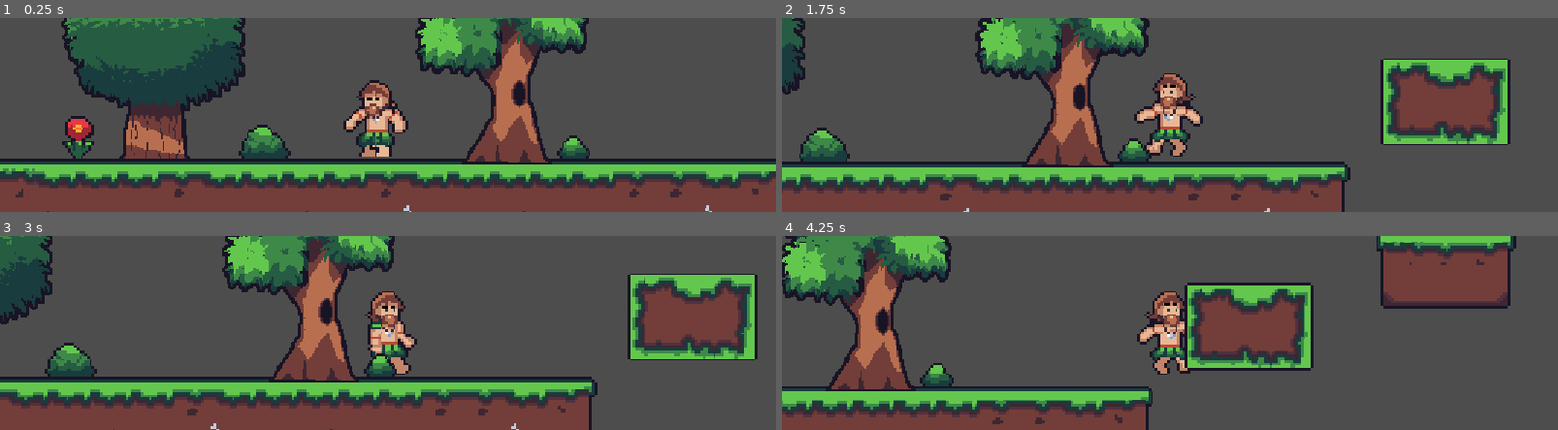
Above: before the commit, frames 1-4 (two rows, left to right).
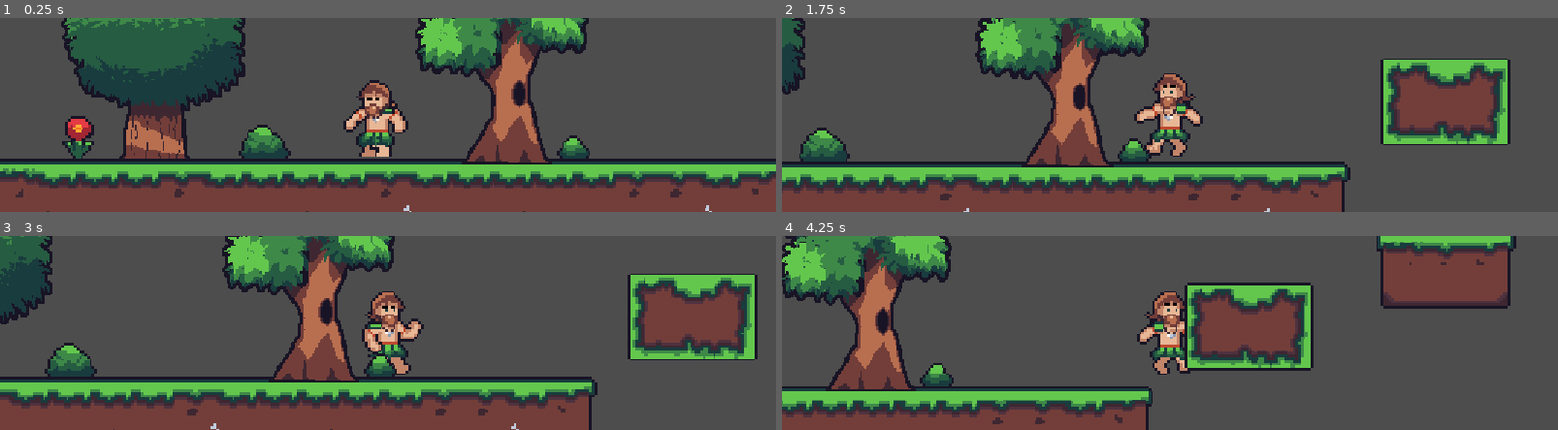
Above: after the commit, the same moments.

Repository: Juliocesar043/Homem-Primitivo
Game: Godot game, scene res://scene/game.tscn
Two runs of this game, one before a commit and one after it. Both use one fixed random seed, a clock stepped at 60 frames per second and the inputs below.
Inputs:
- Up to frame 1 (0.25 s): no input
- Up to frame 2 (1.75 s): tap Enter (ui_accept) at 0.5, 0.77, 1.52 s; hold Right (ui_right) from 0.53 s (still down)
- Up to frame 3 (3 s): release Right (ui_right) at 2.03 s; hold Left (ui_left) 2.03-2.78 s; hold Right (ui_right) from 2.78 s (still down)
- Up to frame 4 (4.25 s): keep holding Right (ui_right); tap Enter (ui_accept) at 3.02, 3.77 s

The runs differ from the first frame. In frame 1, less than 0.1% of the frame differs, in the area x 49-51%, y 47-52%; in frame 2, less than 0.1%; in frame 3, 0.6%, in the area x 46-55%, y 42-63%; in frame 4, less than 0.1%.

Commit message:
Remake da animacao de andar

Diff:
--- a/entidades/player.tscn
+++ b/entidades/player.tscn
@@ -93,30 +93,6 @@
 atlas = ExtResource("3_kp4u0")
 region = Rect2(384, 0, 128, 132)
 
-[sub_resource type="AtlasTexture" id="AtlasTexture_80po8"]
-atlas = ExtResource("3_kp4u0")
-region = Rect2(512, 0, 128, 132)
-
-[sub_resource type="AtlasTexture" id="AtlasTexture_6td8g"]
-atlas = ExtResource("3_kp4u0")
-region = Rect2(640, 0, 128, 132)
-
-[sub_resource type="AtlasTexture" id="AtlasTexture_o1dl2"]
-atlas = ExtResource("3_kp4u0")
-region = Rect2(768, 0, 128, 132)
-
-[sub_resource type="AtlasTexture" id="AtlasTexture_l66pl"]
-atlas = ExtResource("3_kp4u0")
-region = Rect2(896, 0, 128, 132)
-
-[sub_resource type="AtlasTexture" id="AtlasTexture_l0nbo"]
-atlas = ExtResource("3_kp4u0")
-region = Rect2(1024, 0, 128, 132)
-
-[sub_resource type="AtlasTexture" id="AtlasTexture_3k7ag"]
-atlas = ExtResource("3_kp4u0")
-region = Rect2(1152, 0, 128, 132)
-
 [sub_resource type="SpriteFrames" id="SpriteFrames_hdgg5"]
 animations = [{
 "frames": [{
@@ -202,28 +178,10 @@
 }, {
 "duration": 1.0,
 "texture": SubResource("AtlasTexture_b1rr4")
-}, {
-"duration": 1.0,
-"texture": SubResource("AtlasTexture_80po8")
-}, {
-"duration": 1.0,
-"texture": SubResource("AtlasTexture_6td8g")
-}, {
-"duration": 1.0,
-"texture": SubResource("AtlasTexture_o1dl2")
-}, {
-"duration": 1.0,
-"texture": SubResource("AtlasTexture_l66pl")
-}, {
-"duration": 1.0,
-"texture": SubResource("AtlasTexture_l0nbo")
-}, {
-"duration": 1.0,
-"texture": SubResource("AtlasTexture_3k7ag")
 }],
 "loop": 1,
 "name": &"walk",
-"speed": 10.0
+"speed": 5.0
 }]
 
 [node name="player" type="CharacterBody2D" unique_id=275152579]
@@ -237,7 +195,7 @@
 
 [node name="AnimatedSprite2D" type="AnimatedSprite2D" parent="." unique_id=1527523247]
 sprite_frames = SubResource("SpriteFrames_hdgg5")
-animation = &"land"
+animation = &"walk"
 autoplay = "idle"
 
 [node name="Camera2D" type="Camera2D" parent="." unique_id=1935901381]
Binary file changed: sprites/Andando-Personagem.png
Binary file changed: sprites/pular.png
